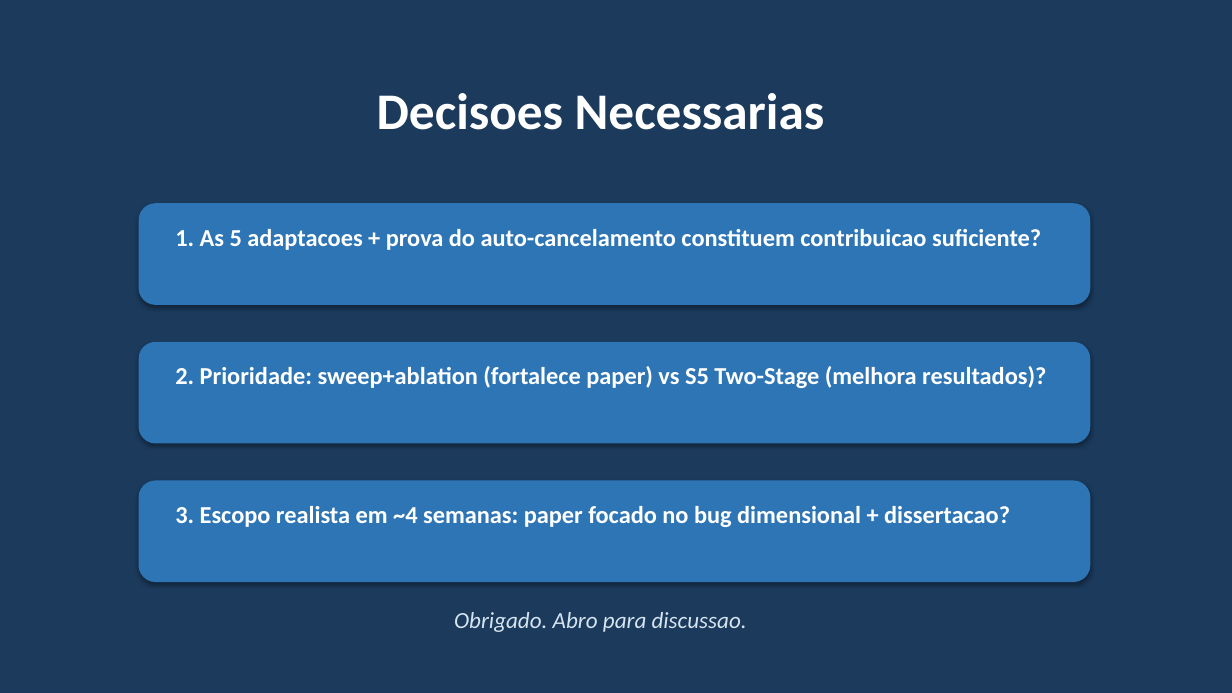
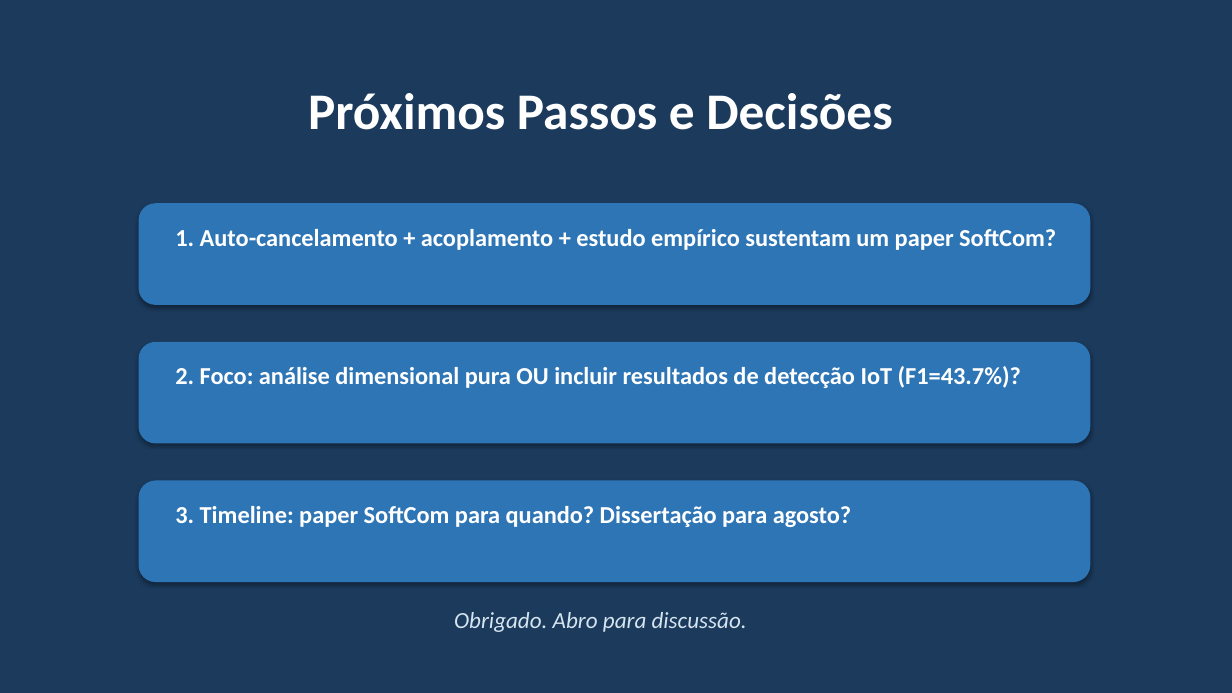
Before and after one commit to agvicente/final-project, a slide deck: slide 9 of docs/meeting/2026-04-17-main-advisor/2026-04-17-main-advisor.pptx. Drawn at 1232x693 pixels with LibreOffice and Linux fonts; fonts in the diff are those of the drawing. Boxes give left, top, right and bottom in pixels: in the first picture for what was removed or moved away, otherwise in the second. Text is boxed around its words. In the diff, an @@ line names an element or a change of style, - is before the commit and + after.

```diff
--- a/docs/meeting/2026-04-17-main-advisor/2026-04-17-main-advisor.pptx
+++ b/docs/meeting/2026-04-17-main-advisor/2026-04-17-main-advisor.pptx
@@ text at [308,93,892,130]: text changed @@
-Decisoes Necessarias
+Próximos Passos e Decisões
@@ text at [175,229,1056,250]: text changed @@
-1. As 5 adaptacoes + prova do auto-cancelamento constituem contribuicao suficiente?
+1. Auto-cancelamento + acoplamento + estudo empírico sustentam um paper SoftCom?
@@ text at [175,366,1021,388]: text changed @@
-2. Prioridade: sweep+ablation (fortalece paper) vs S5 Two-Stage (melhora resultados)?
+2. Foco: análise dimensional pura OU incluir resultados de detecção IoT (F1=43.7%)?
@@ text at [175,506,851,527]: text changed @@
-3. Escopo realista em ~4 semanas: paper focado no bug dimensional + dissertacao?
+3. Timeline: paper SoftCom para quando? Dissertação para agosto?
@@ text at [454,612,747,632]: text changed @@
-Obrigado. Abro para discussao.
+Obrigado. Abro para discussão.
```
Also in this commit, not shown: 1 slide added, 1 slide removed, 2 other files.
